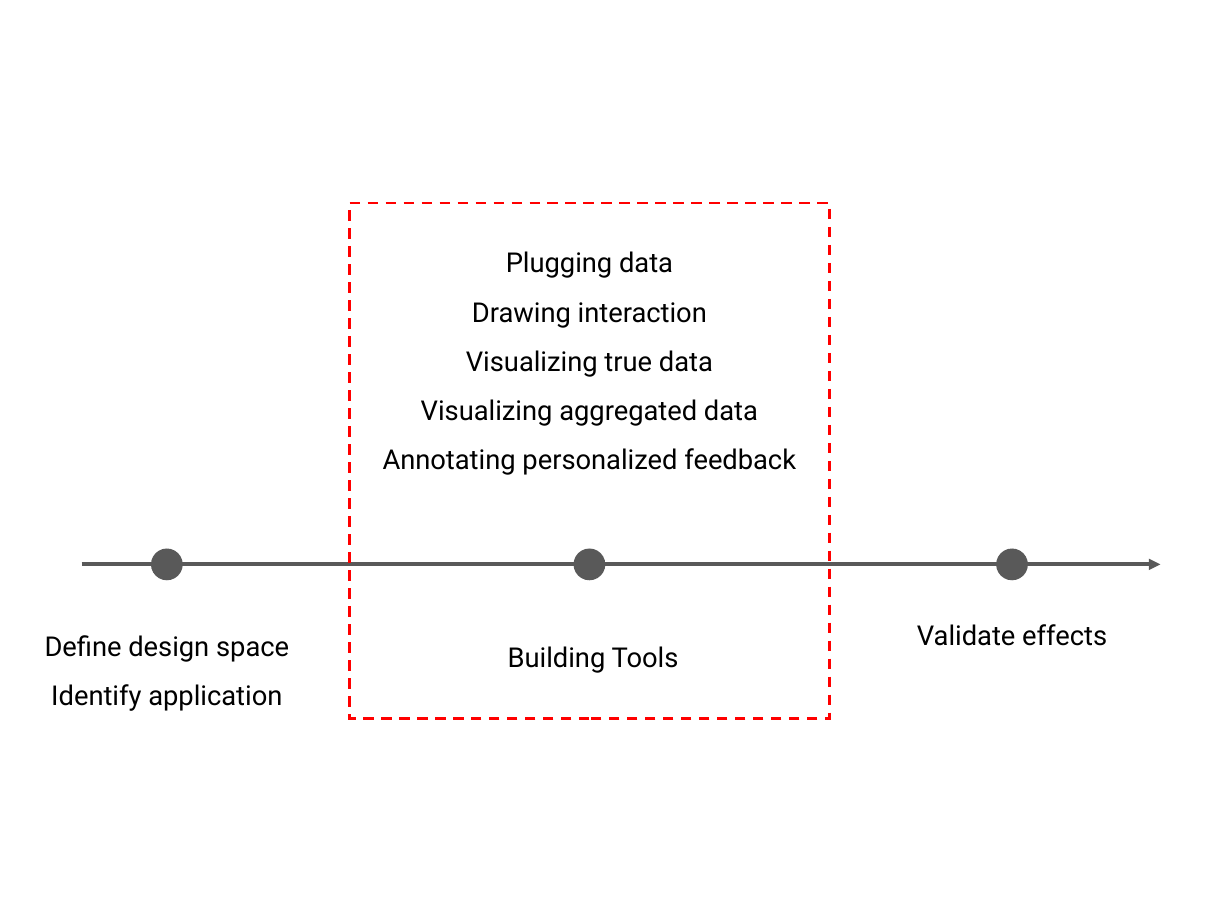
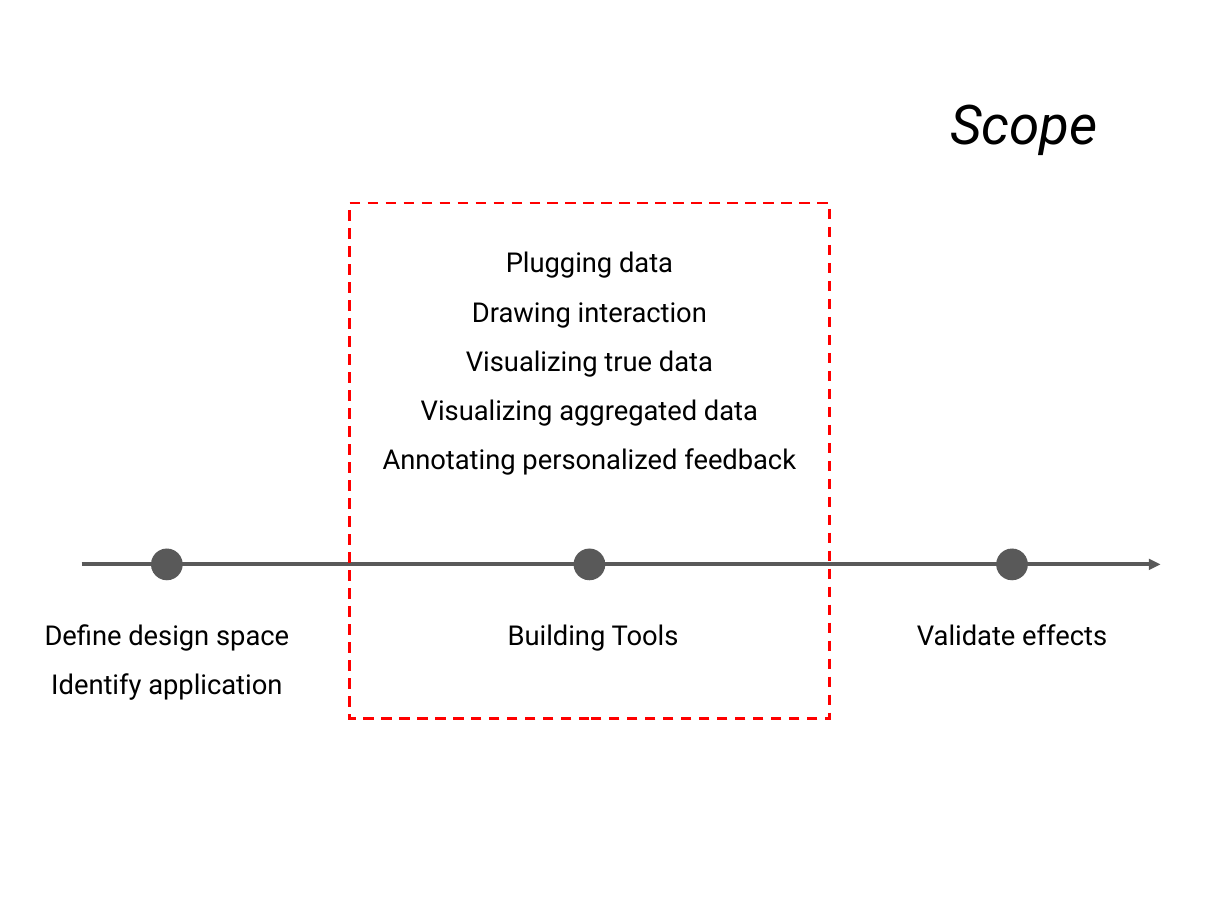
Before and after one commit to iwsmith/cse-512-final-ev, a slide deck: slide 8 of latex/progress/slides-iwsmith-laulck-yeaseul1.pptx. Drawn at 1232x924 pixels with LibreOffice and Linux fonts; fonts in the diff are those of the drawing. Boxes give left, top, right and bottom in pixels: in the first picture for what was removed or moved away, otherwise in the second. Text is boxed around its words. In the diff, an @@ line names an element or a change of style, - is before the commit and + after.

```diff
--- a/latex/progress/slides-iwsmith-laulck-yeaseul1.pptx
+++ b/latex/progress/slides-iwsmith-laulck-yeaseul1.pptx
@@ text added at bbox=[950, 104, 1098, 155], 32 pt, text #000000, italic @@
+Scope
@@ text "Define design space": place and size @@
-text "Define design space" at bbox=[45, 635, 289, 711]
+text "Define design space" at bbox=[45, 624, 289, 700]
@@ text "Building Tools": place and size @@
-text "Building Tools" at bbox=[508, 646, 679, 673]
+text "Building Tools" at bbox=[508, 624, 679, 651]
```
Also in this commit, not shown: 1 other slide changed, 7 slides added, 4 slides removed, 2 other files.
